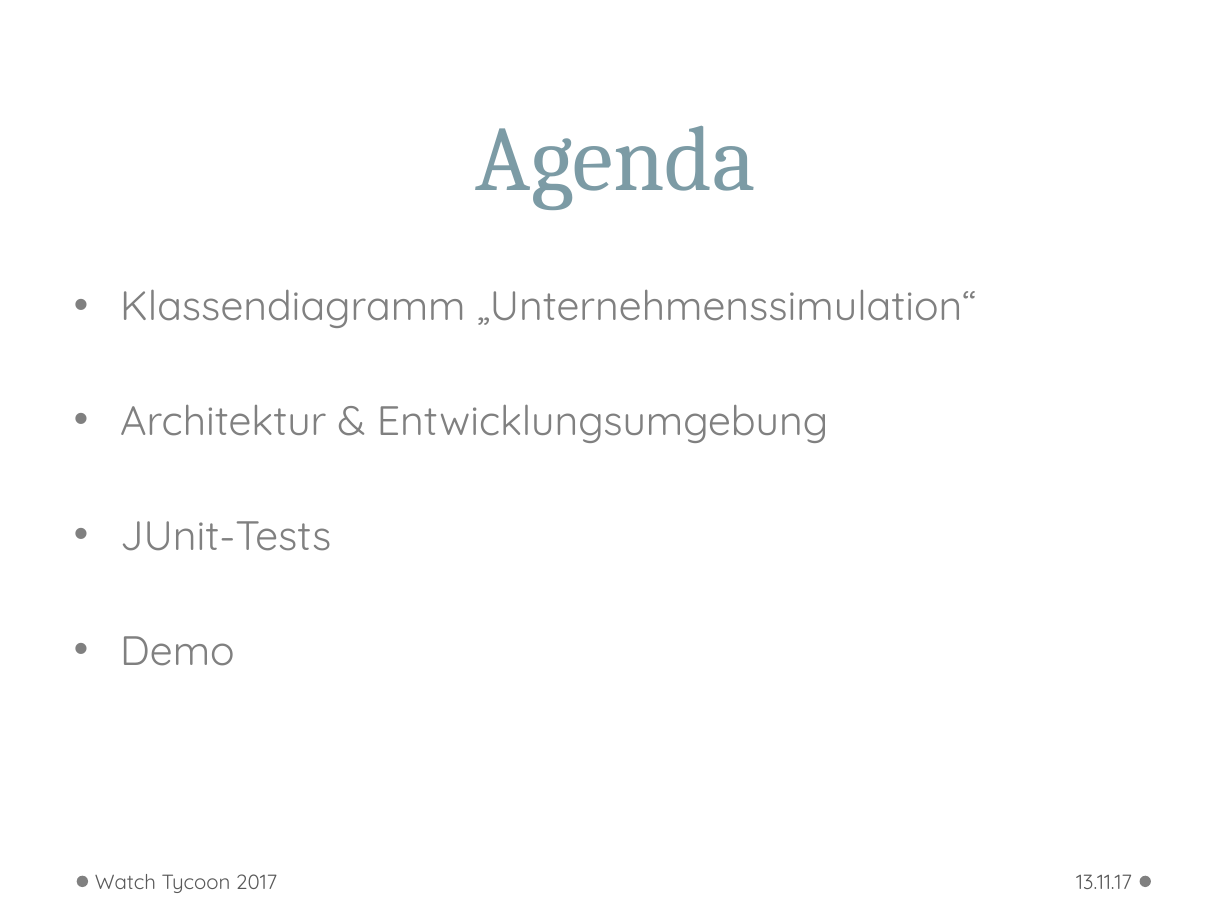
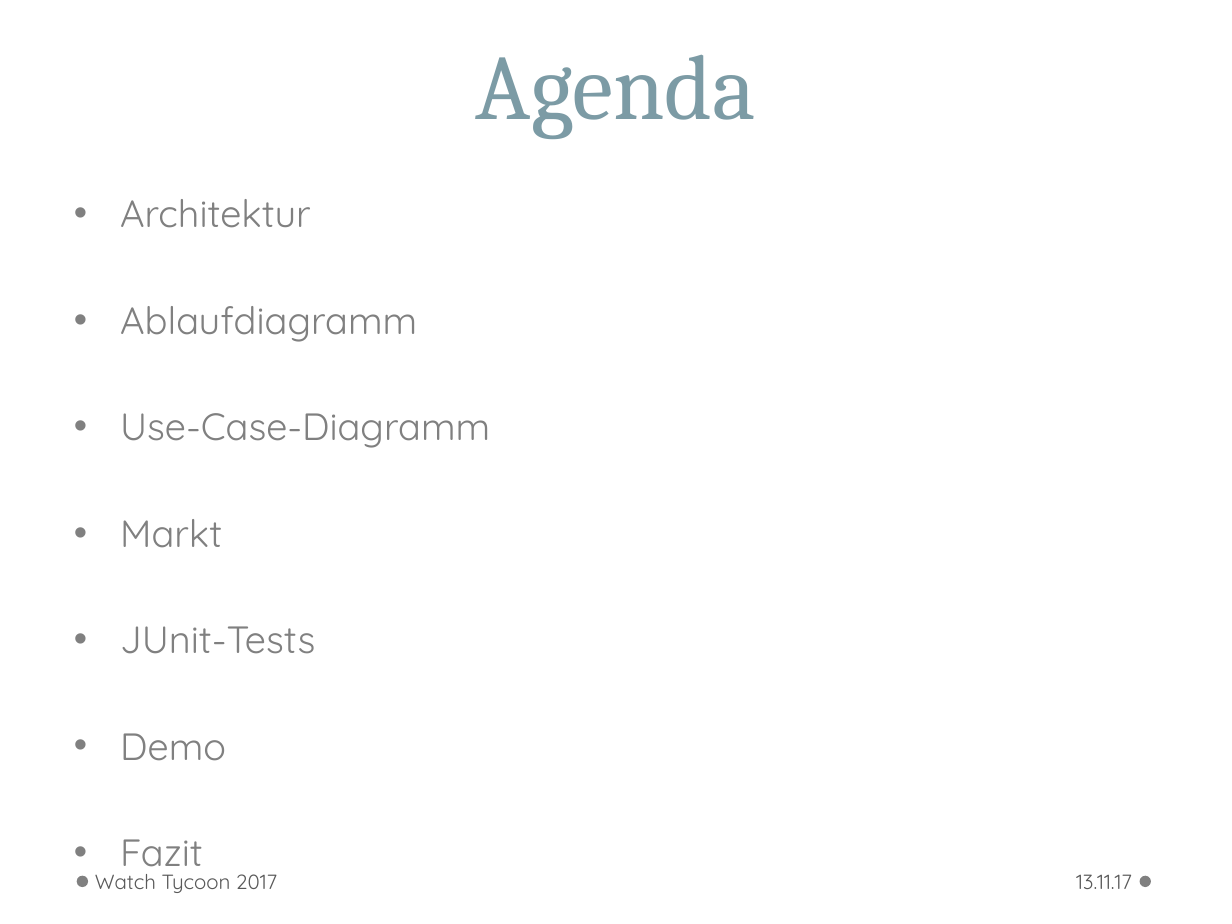
Before and after one commit to WWI16SEAFallstudie/Unternehmenssimulation, a slide deck: slide 2 of doc/fallstudie_präsentation.pptx. Drawn at 1232x924 pixels with LibreOffice and Linux fonts; fonts in the diff are those of the drawing; background and template pictures are left out. Boxes give left, top, right and bottom in pixels: in the first picture for what was removed or moved away, otherwise in the second. Text is boxed around its words. In the diff, an @@ line names an element or a change of style, - is before the commit and + after.

Commit message:
Final Presentation

```diff
--- a/doc/fallstudie_präsentation.pptx
+++ b/doc/fallstudie_präsentation.pptx
@@ title "Agenda": place and size @@
-title "Agenda" at (476,126,757,210)
+title "Agenda" at (476,55,757,138)
@@ text at (120,199,490,761): paragraph added @@
+• Fazit
@@ text "Architektur": place and size @@
-text "Architektur" at (120,289,977,666)
+text "Architektur" at (120,199,490,761)
@@ text at (120,199,490,548): text changed; size 24 to 22.2 pt @@
-• Klassendiagramm „Unternehmenssimulation“
-• Architektur & Entwicklungsumgebung
+• Architektur
+• Ablaufdiagramm
+• Use-Case-Diagramm
+• Markt
@@ text at (120,626,315,761): size 24 to 22.2 pt in "JUnit-Tests", "Demo" @@
```
Also in this commit, not shown: 4 other slides changed, 7 slides added.
